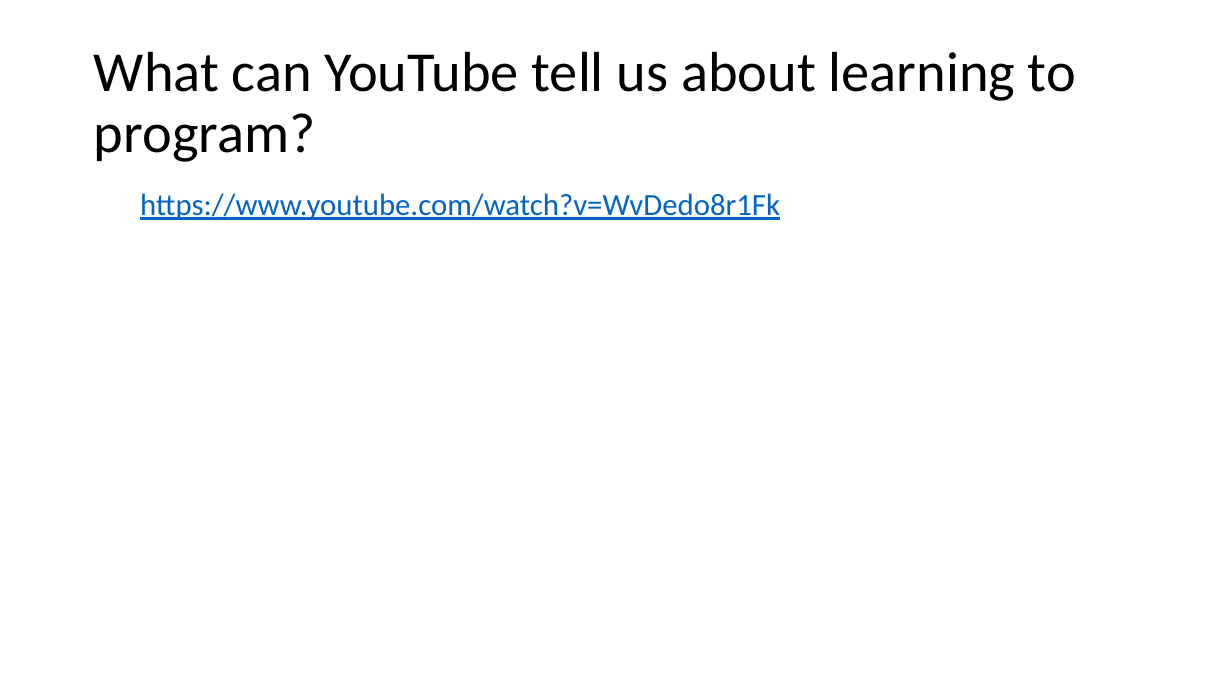
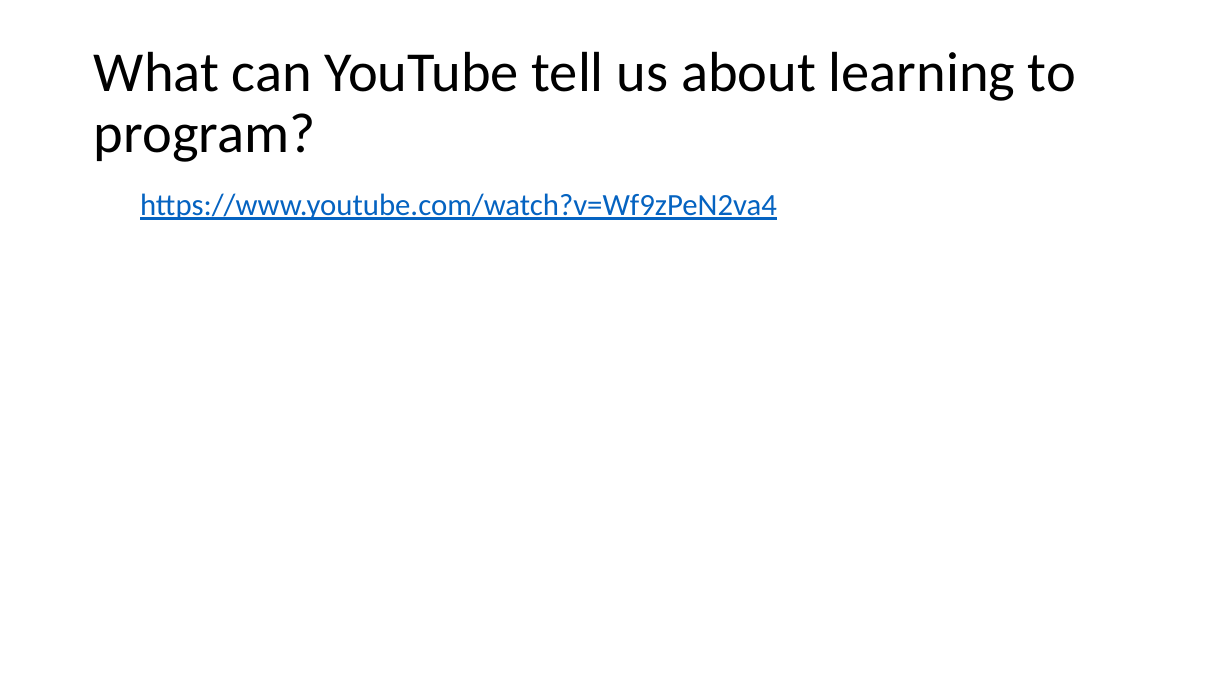
Before and after one commit to acarteas/Teaching-CSFoundations1, a slide deck: slide 1 of lectures/2018-08-23 basics of algorithms/2018-08-23 intro slides.pptx. Drawn at 1232x693 pixels with LibreOffice and Linux fonts; fonts in the diff are those of the drawing. Boxes give left, top, right and bottom in pixels: in the first picture for what was removed or moved away, otherwise in the second. Text is boxed around its words. In the diff, an @@ line names an element or a change of style, - is before the commit and + after.

Commit message:
updated slides

```diff
--- a/lectures/2018-08-23 basics of algorithms/2018-08-23 intro slides.pptx
+++ b/lectures/2018-08-23 basics of algorithms/2018-08-23 intro slides.pptx
@@ text at (140, 193, 777, 220): text changed @@
-  https://www.youtube.com/watch?v=WvDedo8r1Fk
+  https://www.youtube.com/watch?v=Wf9zPeN2va4
```
